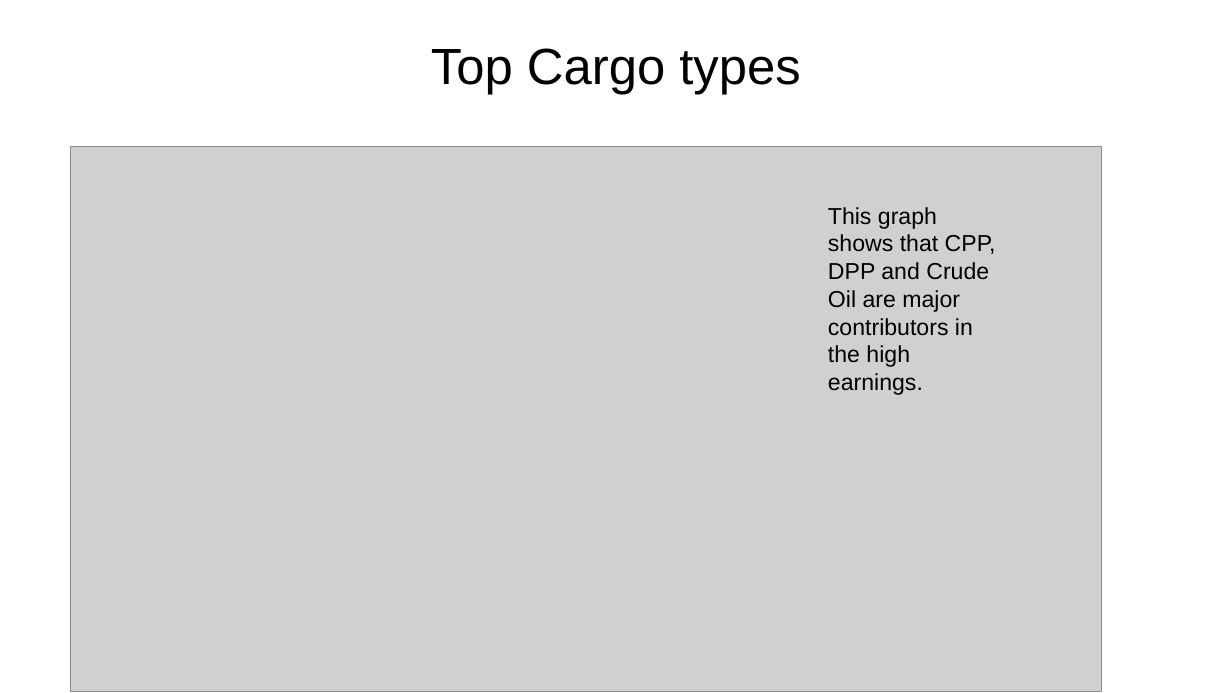
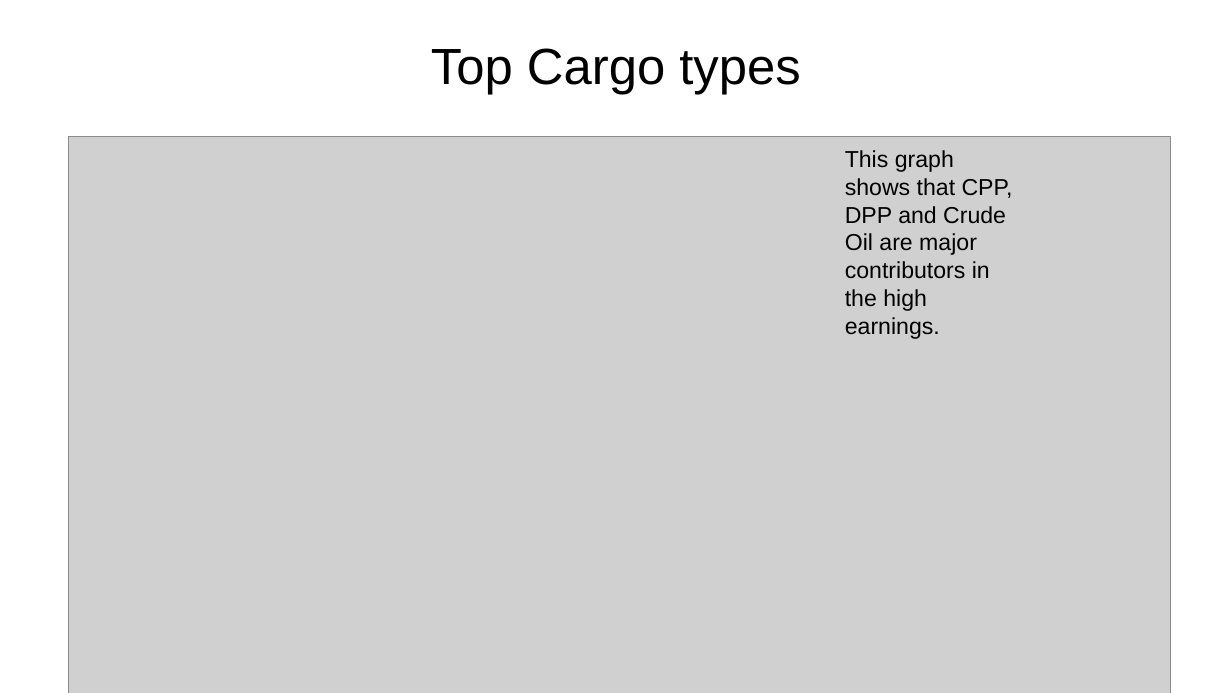
Before and after one commit to ruchajoshi1/capstone-project, a slide deck: slide 12 of Springborad Project.pptx. Drawn at 1232x693 pixels with LibreOffice and Linux fonts; fonts in the diff are those of the drawing; grey boxes stand for pictures; background and template pictures are left out. Boxes give left, top, right and bottom in pixels: in the first picture for what was removed or moved away, otherwise in the second. Text is boxed around its words. In the diff, an @@ line names an element or a change of style, - is before the commit and + after.

```diff
--- a/Springborad Project.pptx
+++ b/Springborad Project.pptx
@@ picture: place and size @@
-picture at (70, 147, 1102, 691)
+picture at (69, 137, 1171, 693)
@@ text "This graph shows that CPP, ...": place and size @@
-text "This graph shows that CPP, ..." at (828, 207, 996, 367)
+text "This graph shows that CPP, ..." at (845, 150, 1013, 311)
```
Also in this commit, not shown: 9 other slides changed, 2 slides added, 2 other files.
